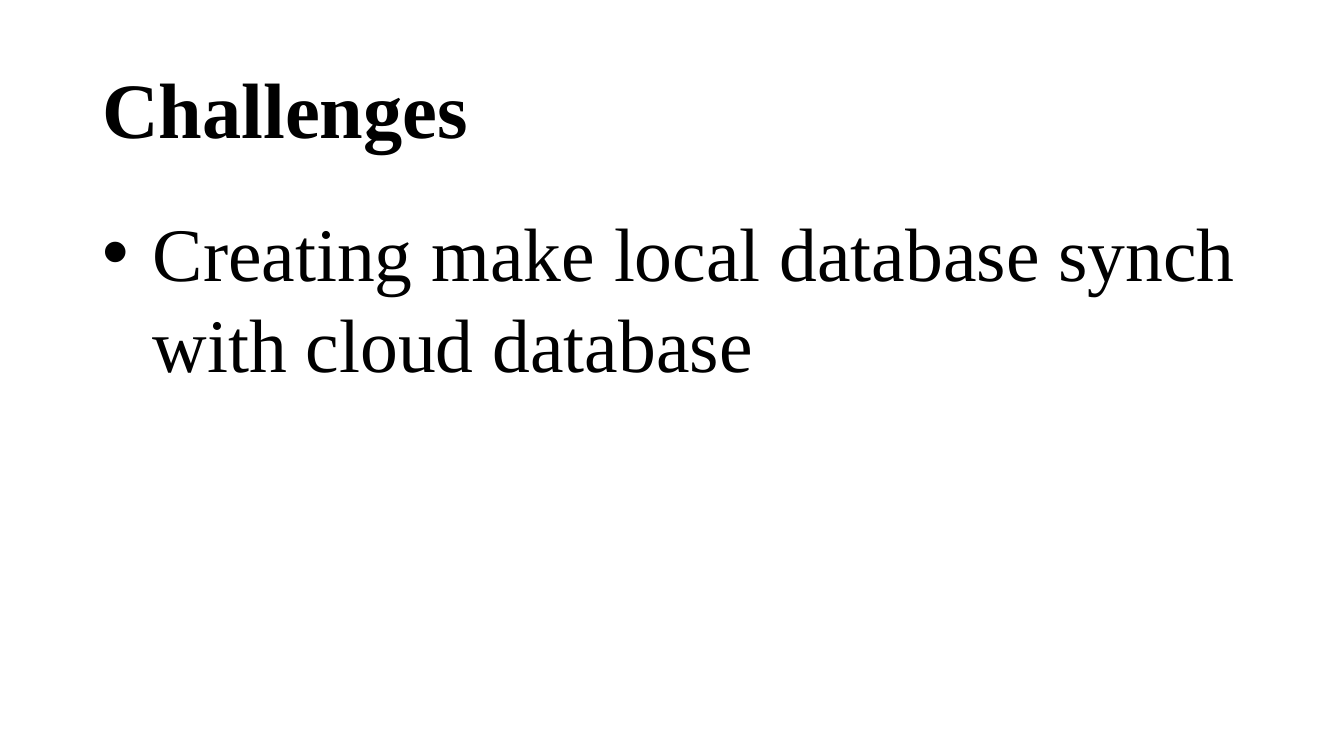
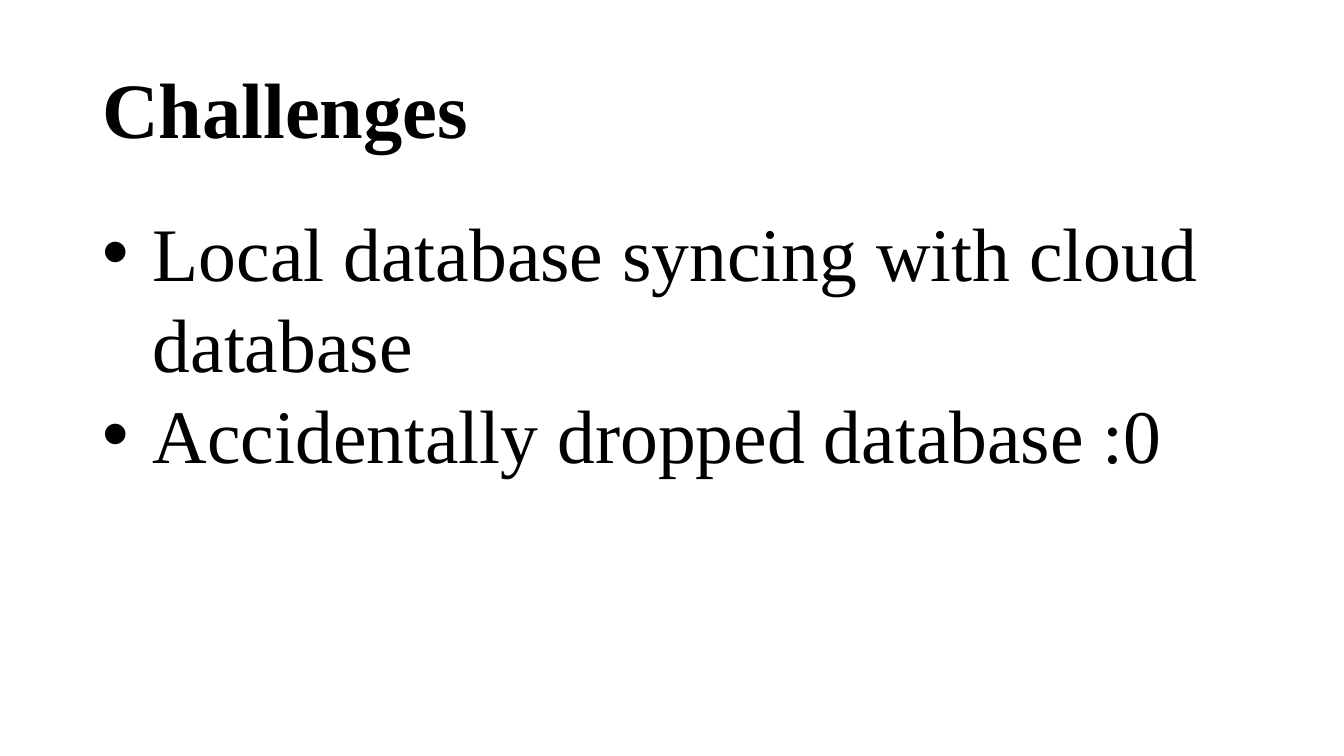
Before and after one commit to leangseu/AndroidAutomaText, a slide deck: slide 6 of Progress/week4/Presentation4.pptx. Drawn at 1344x756 pixels with LibreOffice and Linux fonts; fonts in the diff are those of the drawing. Boxes give left, top, right and bottom in pixels: in the first picture for what was removed or moved away, otherwise in the second. Text is boxed around its words. In the diff, an @@ line names an element or a change of style, - is before the commit and + after.

```diff
--- a/Progress/week4/Presentation4.pptx
+++ b/Progress/week4/Presentation4.pptx
@@ text at [153,228,1197,478]: text changed @@
-• Creating make local database synch with cloud database
+• Local database syncing with cloud database
+• Accidentally dropped database :0
```
Also in this commit, not shown: 1 other slide changed.
